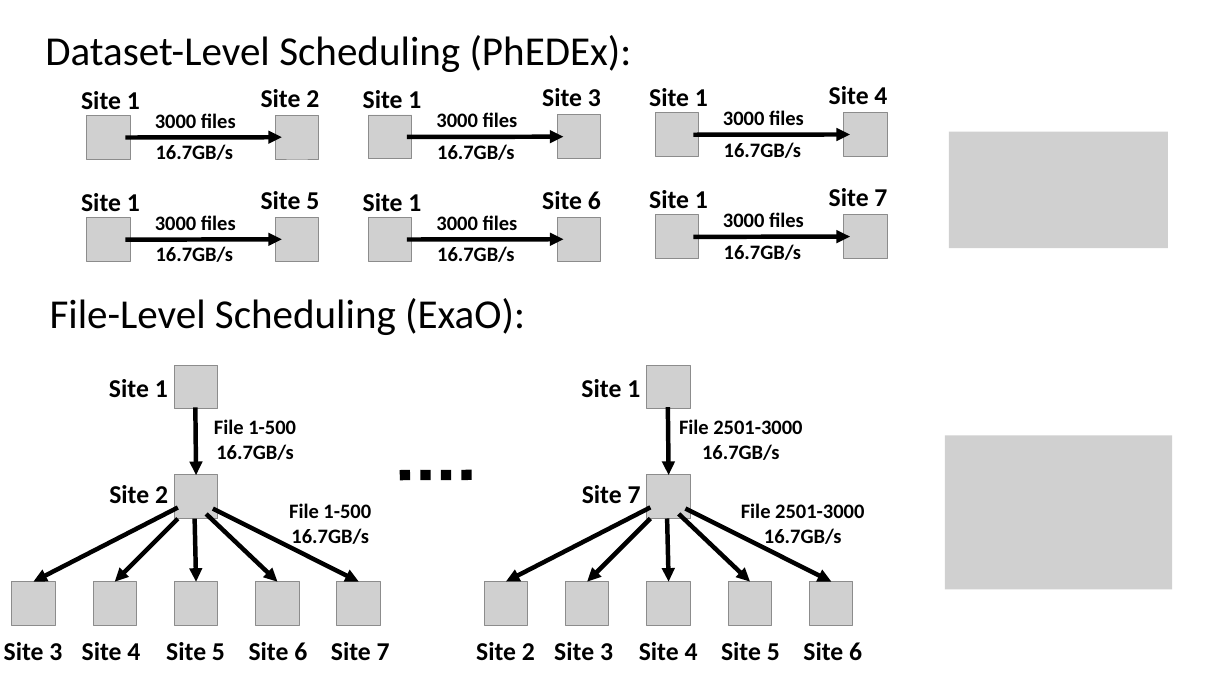
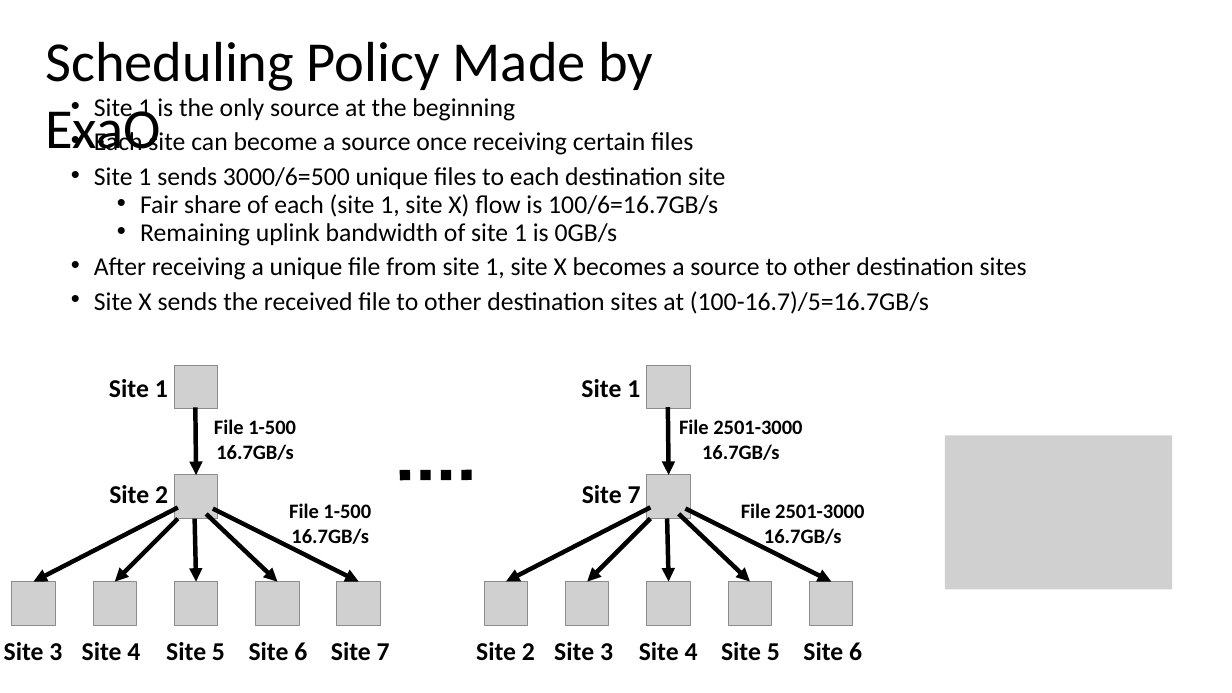
Before and after one commit to snlab/sc16, a slide deck: slide 12 of slides/cms-demo-v1.pptx (slide 8 before the commit). Drawn at 1232x693 pixels with LibreOffice and Linux fonts; fonts in the diff are those of the drawing; grey boxes stand for pictures. Boxes give left, top, right and bottom in pixels: in the first picture for what was removed or moved away, otherwise in the second. Text is boxed around its words. In the diff, an @@ line names an element or a change of style, - is before the commit and + after.

```diff
--- a/slides/cms-demo-v1.pptx
+++ b/slides/cms-demo-v1.pptx
@@ text at (45,41,653,150): text changed; size 32 to 44 pt @@
-Dataset-Level Scheduling (PhEDEx):
+Scheduling Policy Made by ExaO
@@ text added at (94,98,1027,314), 20 pt, text #000000 @@
+• Site 1 is the only source at the beginning
+• Each site can become a source once receiving certain files
+• Site 1 sends 3000/6=500 unique files to each destination site
+  • Fair share of each (site 1, site X) flow is 100/6=16.7GB/s
+  • Remaining uplink bandwidth of site 1 is 0GB/s
+• After receiving a unique file from site 1, site X becomes a source to other destination sites
+• Site X sends the received file to other destination sites at (100-16.7)/5=16.7GB/s
@@ group removed at (81,89,319,160): 4 texts, 2 pictures, 1 arrow @@
-Site 1
-Site 2
-3000 files
-16.7GB/s
@@ group removed at (363,88,601,160): 4 texts, 2 pictures, 1 arrow @@
-Site 1
-Site 3
-3000 files
-16.7GB/s
@@ group removed at (649,86,887,158): 4 texts, 2 pictures, 1 arrow @@
-Site 1
-Site 4
-3000 files
-16.7GB/s
@@ picture removed at (949,132,1168,249) @@
@@ group removed at (81,191,319,262): 4 texts, 2 pictures, 1 arrow @@
-Site 1
-Site 5
-3000 files
-16.7GB/s
@@ group removed at (363,191,601,262): 4 texts, 2 pictures, 1 arrow @@
-Site 1
-Site 6
-3000 files
-16.7GB/s
@@ group removed at (649,188,887,260): 4 texts, 2 pictures, 1 arrow @@
-Site 1
-Site 7
-3000 files
-16.7GB/s
@@ text removed at (50,298,525,335) @@
-File-Level Scheduling (ExaO):
```
Also in this commit, not shown: 6 other slides changed, 4 slides added, 2 slides removed.
